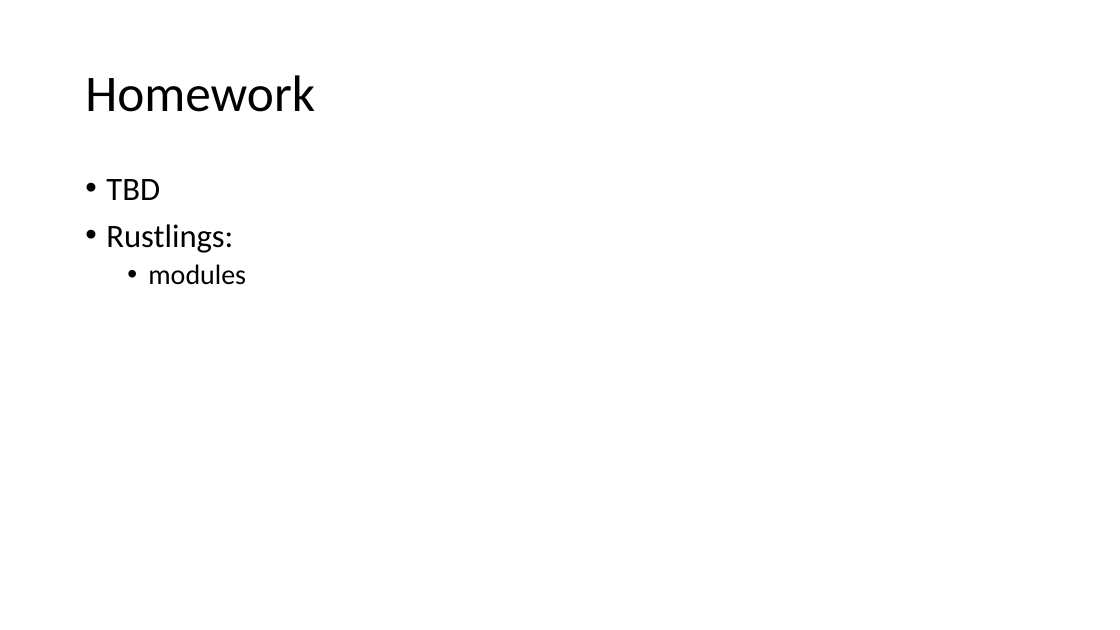
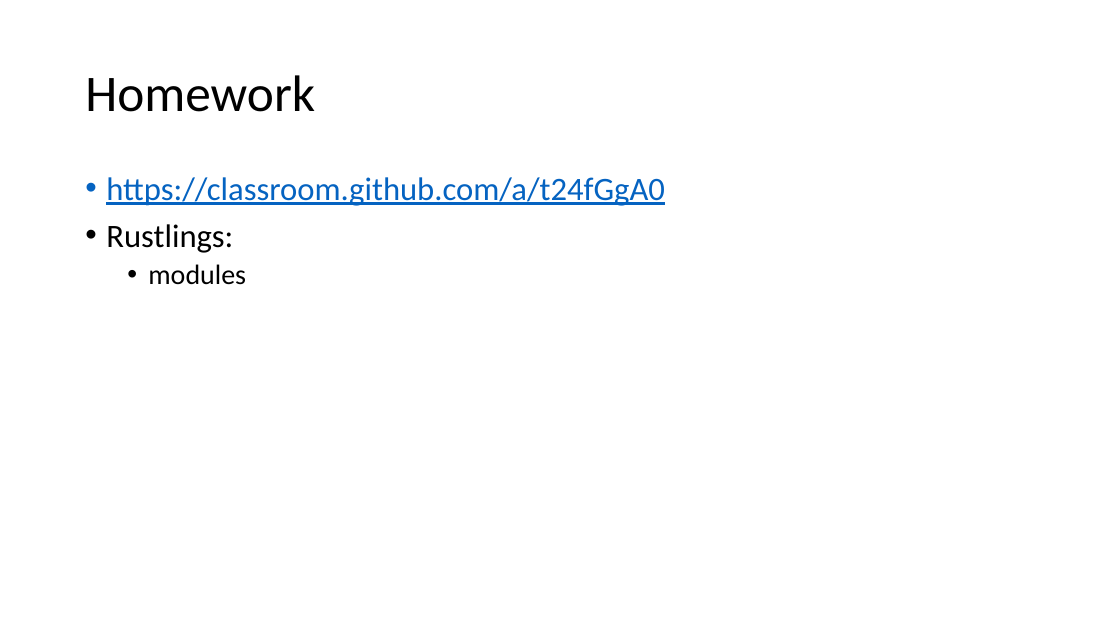
Before and after one commit to kugushev/course-rust-basics, a slide deck: slide 53 of src/06-Oop/06-OopAndModules.pptx (slide 47 before the commit). Drawn at 1120x630 pixels with LibreOffice and Linux fonts; fonts in the diff are those of the drawing. Boxes give left, top, right and bottom in pixels: in the first picture for what was removed or moved away, otherwise in the second. Text is boxed around its words. In the diff, an @@ line names an element or a change of style, - is before the commit and + after.

Commit message:
update OOP

```diff
--- a/src/06-Oop/06-OopAndModules.pptx
+++ b/src/06-Oop/06-OopAndModules.pptx
@@ text at [106,177,665,206]: text changed; text colour #000000 to #0563C1 @@
-• TBD
+• https://classroom.github.com/a/t24fGgA0
```
Also in this commit, not shown: 6 slides added.
